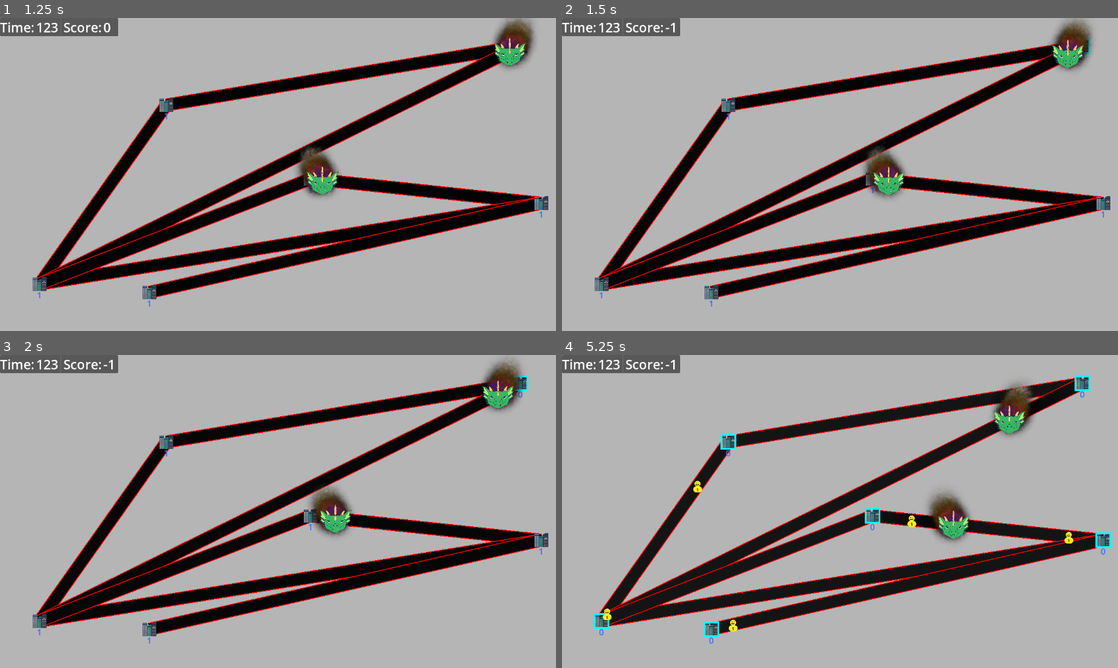
Above: before the commit, frames 1-4 (two rows, left to right).
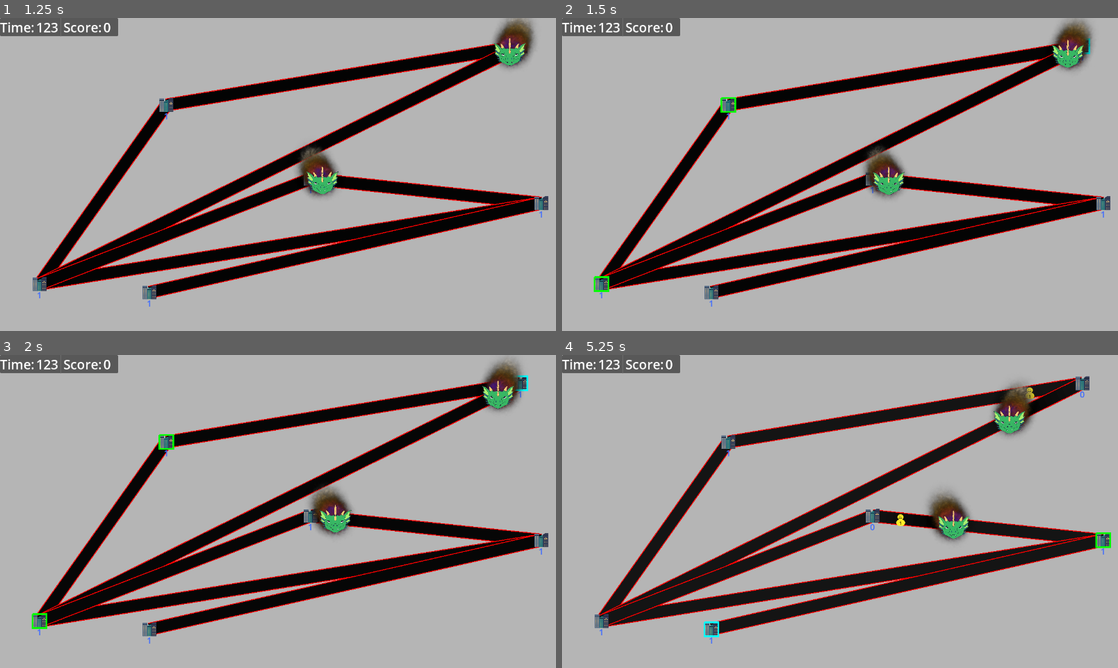
Above: after the commit, the same moments.

Repository: firefly2442/queble-game-jam
Game: Godot game, scene res://scenes/Main.tscn
The game is run twice, just before and just after one commit, with the same random seed, the same clock (stepped at 60 frames per second) and the same inputs.
Inputs (mouse positions are in pixels of both pictures, inside the frame that each line leads up to):
- Up to frame 1 (1.25 s): click "Start Game" at 0.5 s
- Up to frame 2 (1.5 s): drag from (1084, 46) to (728, 105) at 1.27 s
- Up to frame 3 (2 s): no input
- Up to frame 4 (5.25 s): drag from (728, 442) to (1084, 383) at 2.02 s; move the mouse to (873, 514) at 2.77 s; click (873, 514) at 2.92 s; drag from (1101, 539) to (728, 442) at 3.52 s; drag from (712, 630) to (873, 514) at 4.27 s; drag from (600, 621) to (873, 514) at 5.02 s

Frame 1 is identical in both runs. In frame 2, 0.2% of the frame differs, in the area x 5-94%, y 1-88%; in frame 3, 0.2%; in frame 4, 0.7%, in the area x 5-99%, y 1-93%.

Commit message:
feat: add logic for picking cities

Diff:
--- a/scripts/Game.gd
+++ b/scripts/Game.gd
@@ -86,17 +86,32 @@
 	GameState.dragons = %Dragons.get_children()
 
 func _user_select_city(city: City) -> void:
-	GameState.selected_city = city
-	city.drawBox()
-	if city.number_people_waiting > 0:
-		var person_scene: PackedScene = load("uid://c4nu0w2of1ome")
-		var person: Person = person_scene.instantiate()
-		person.global_position = city.global_position
-		person.starting_city = city
-		person.ending_city = city.connected_cities[0]
-		person.setNumberOfPeople(city.number_people_waiting)
-		city.number_people_waiting = 0
-		%People.add_child(person)
+	# deselect if we pick the same city
+	if city == GameState.selected_city:
+		city.drawBox(false)
+		for connected in GameState.selected_city.connected_cities:
+			connected.drawBox(false)
+		GameState.selected_city = null
+	elif city.number_people_waiting > 0 and not GameState.selected_city:
+		GameState.selected_city = city
+		city.drawBox(true)
+		for connected in GameState.selected_city.connected_cities:
+			connected.drawBox(true, Color.GREEN)
+	elif GameState.selected_city:
+		if city in GameState.selected_city.connected_cities:
+			var person_scene: PackedScene = load("uid://c4nu0w2of1ome")
+			var person: Person = person_scene.instantiate()
+			person.global_position = GameState.selected_city.global_position
+			person.starting_city = GameState.selected_city
+			person.ending_city = city
+			person.setNumberOfPeople(GameState.selected_city.number_people_waiting)
+			GameState.selected_city.number_people_waiting = 0
+			GameState.selected_city.drawBox(false)
+			city.drawBox(false)
+			%People.add_child(person)
+			for connected in GameState.selected_city.connected_cities:
+				connected.drawBox(false)
+			GameState.selected_city = null
 
 func _process(_delta: float) -> void:
 	(%Score as Label).text = str(GameState.people_delivered)
--- a/scripts/entities/City.gd
+++ b/scripts/entities/City.gd
@@ -39,9 +39,10 @@
 	if event.is_action_pressed("ui_select"):
 		emit_signal("user_select_city", self)
 
-func drawBox() -> void:
-	(%HighlightBox2D as Line2D).visible = true
 
+func drawBox(val: bool = true, color: Color = Color.AQUA) -> void:
+	(%HighlightBox2D as Line2D).visible = val
+	(%HighlightBox2D as Line2D).modulate = color
 
 func _on_people_timer_timeout() -> void:
 	number_people_waiting += 1
